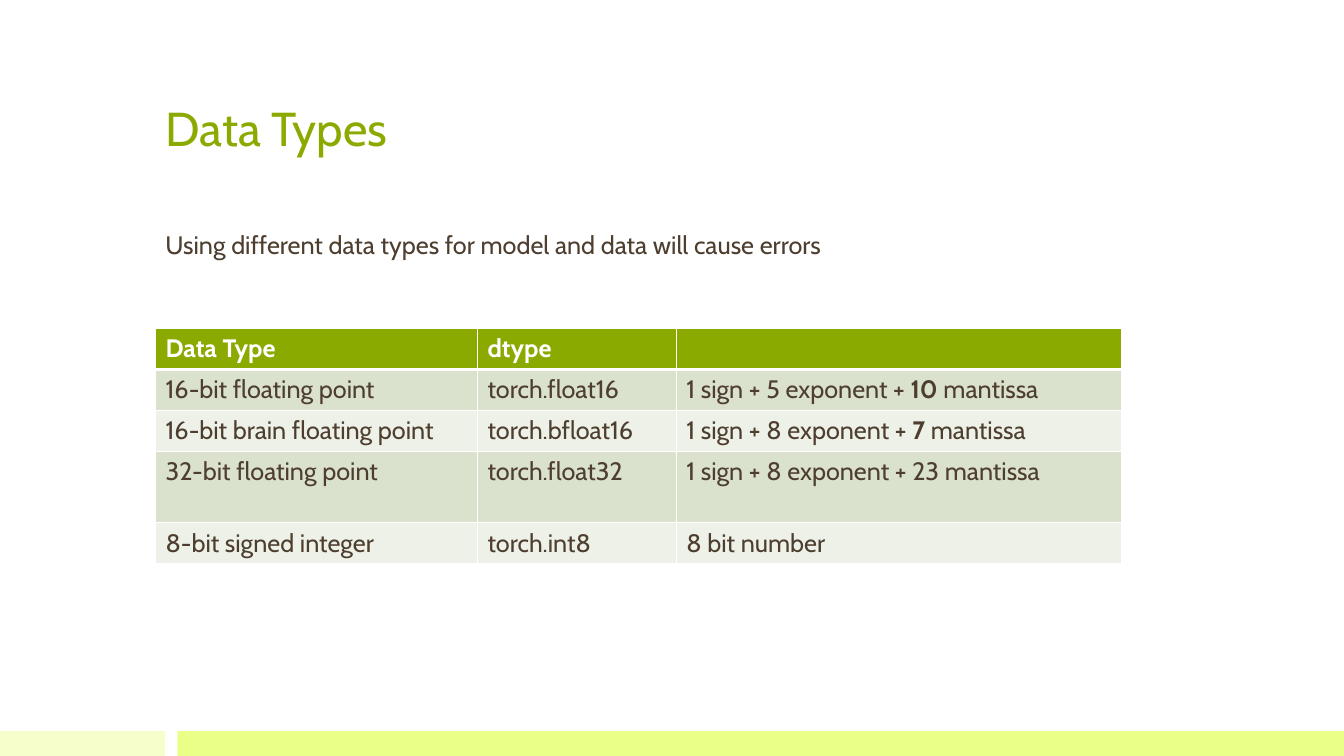
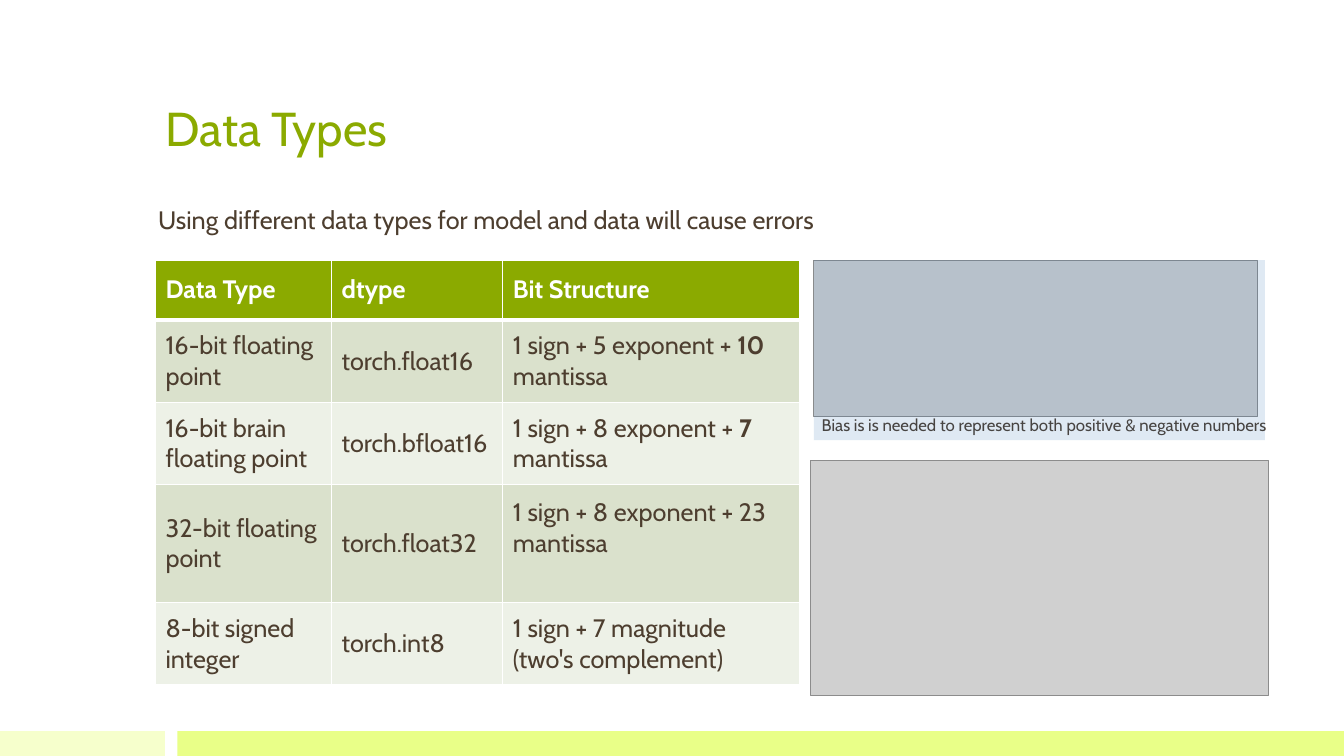
Before and after one commit to bioinfo-kaust/gfm-workshop, a slide deck: slide 6 of lecture_slides/2.day1_after_lunch/lecture_2_huggingface.pptx. Drawn at 1344x756 pixels with LibreOffice and Linux fonts; fonts in the diff are those of the drawing; grey boxes stand for pictures. Boxes give left, top, right and bottom in pixels: in the first picture for what was removed or moved away, otherwise in the second. Text is boxed around its words. In the diff, an @@ line names an element or a change of style, - is before the commit and + after.

Commit message:
Add embedding layer section to encoding notebook and update lecture slides
- Add Part 2.5: Embedding Layer section bridging tokenization and models
- Include practical demo of nn.Embedding with shape transformation
- Show how to inspect real model's embedding layer (DNABERT-2)
- Update summary with complete pipeline diagram
- Update lecture slides for Day 1

```diff
--- a/lecture_slides/2.day1_after_lunch/lecture_2_huggingface.pptx
+++ b/lecture_slides/2.day1_after_lunch/lecture_2_huggingface.pptx
@@ text "Using different data types for ...": place and size @@
-text "Using different data types for ..." at [165,235,821,260]
+text "Using different data types for ..." at [158,210,814,235]
@@ table at [155,260,801,685] @@
-row 1, column 3: 
+row 1, column 3: Bit Structure
-row 5, column 3: 8 bit number
+row 5, column 3: 1 sign + 7 magnitude (two's complement)
@@ table: place and size @@
-table at [155,329,1121,563]
+table at [155,260,801,685]
@@ picture added at [815,260,1258,416] @@
@@ rectangle added at [815,260,1265,440], fill #2A6CB2 at 15% opacity @@
@@ text added at [822,418,1266,435], 12 pt, text #4D3E2F @@
+Bias is is needed to represent both positive & negative numbers
@@ picture added at [811,461,1269,696] @@
```
Also in this commit, not shown: 12 other slides changed, 1 slide added, 3 other files.
